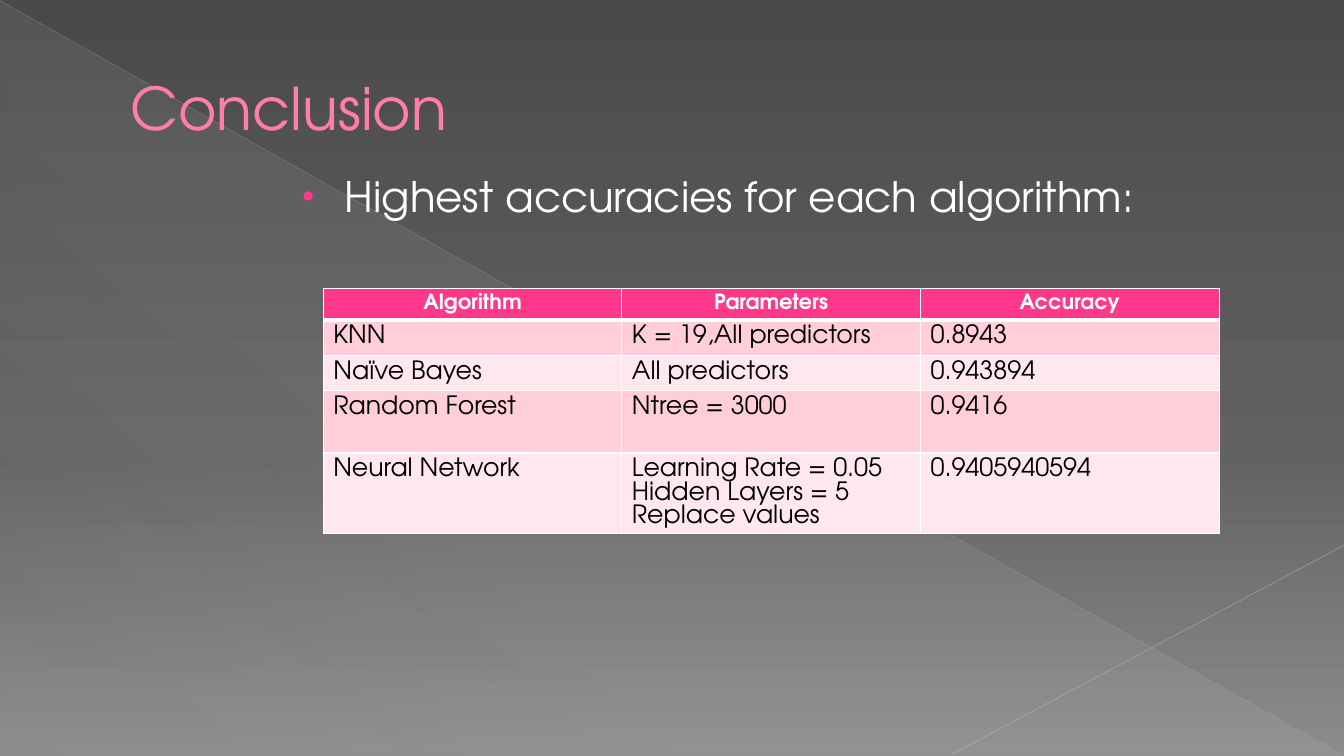
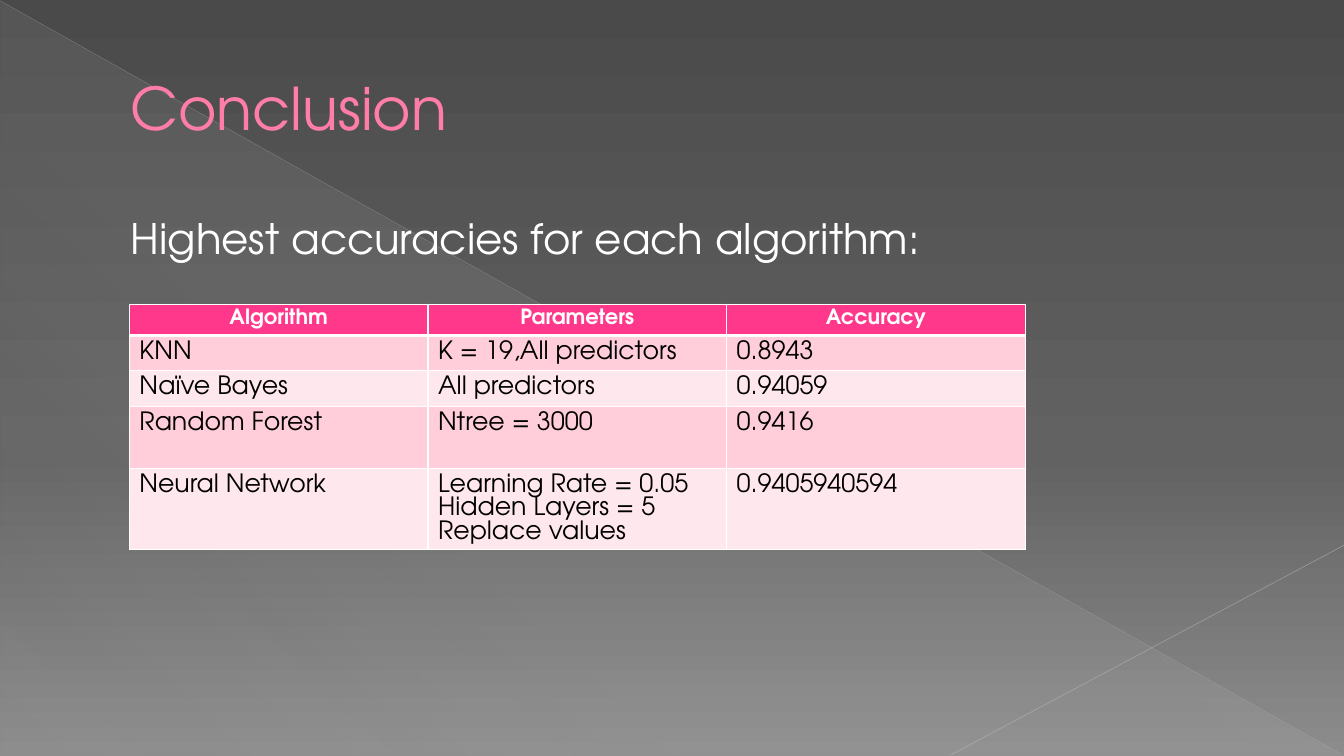
Before and after one commit to dhavalaM/CS513-Project, a slide deck: slide 37 of Presentation_YPS.pptx (slide 35 before the commit). Drawn at 1344x756 pixels with LibreOffice and Linux fonts; fonts in the diff are those of the drawing. Boxes give left, top, right and bottom in pixels: in the first picture for what was removed or moved away, otherwise in the second. Text is boxed around its words. In the diff, an @@ line names an element or a change of style, - is before the commit and + after.

```diff
--- a/Presentation_YPS.pptx
+++ b/Presentation_YPS.pptx
@@ text "Highest accuracies for each algorithm:": place and size @@
-text "Highest accuracies for each algorithm:" at [345,181,1134,221]
+text "Highest accuracies for each algorithm:" at [131,223,920,263]
@@ text "Highest accuracies for each algorithm:" at [131,223,920,263]: bullet • to none @@
@@ table at [129,304,1024,584] @@
-row 3, column 3: 0.943894
+row 3, column 3: 0.94059
@@ table: place and size @@
-table at [324,289,1219,569]
+table at [129,304,1024,584]
```
Also in this commit, not shown: 5 other slides changed, 2 slides added.
